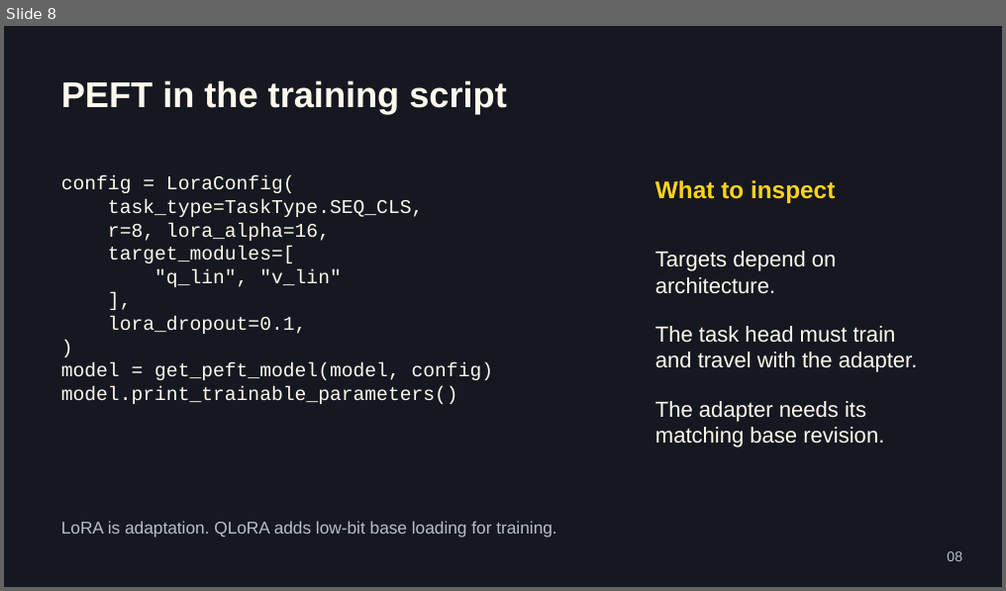
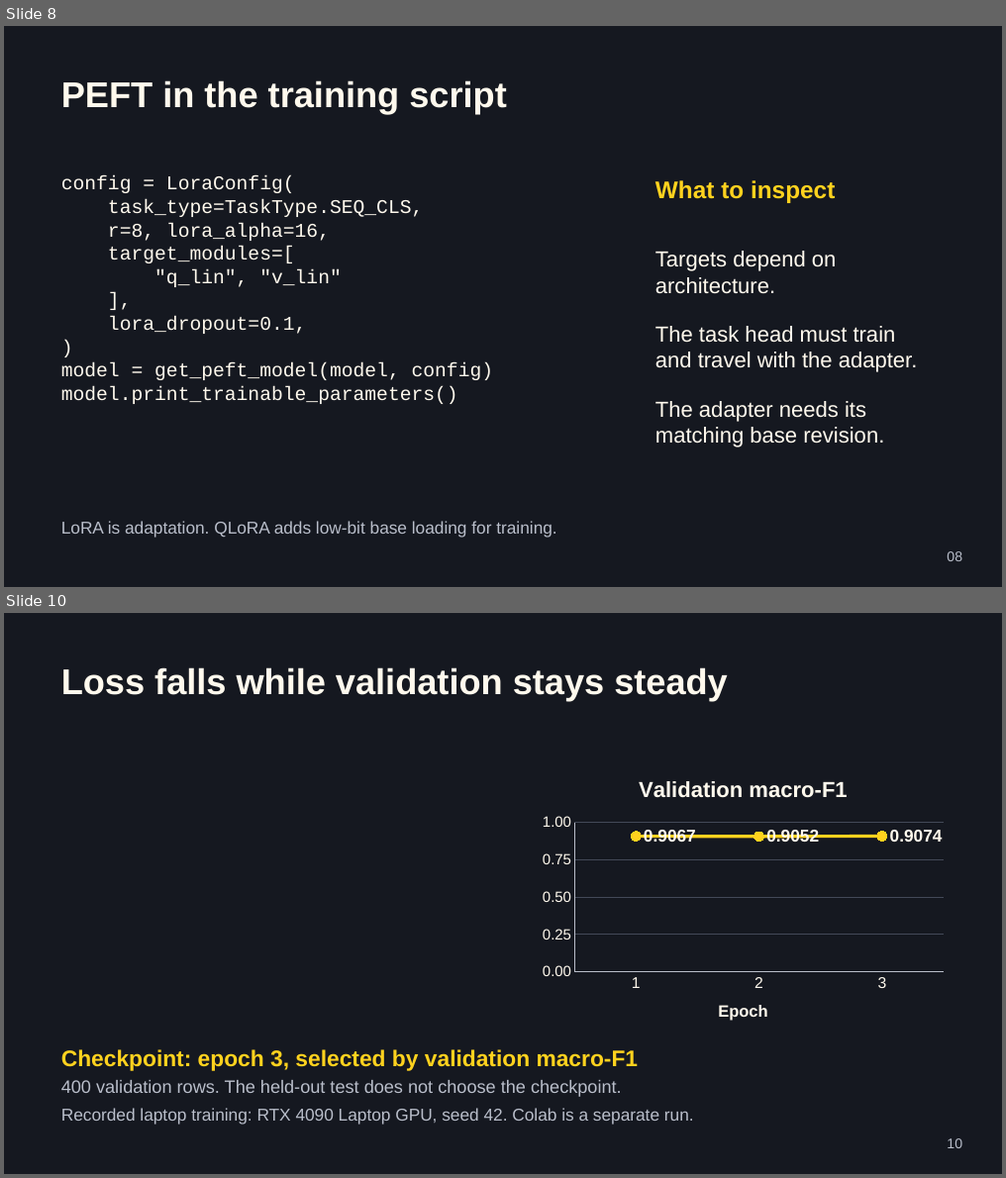
Before and after one commit to jemsbhai/bringing-the-heat, a slide deck: output/Bringing-the-Heat.pptx. Shown one above the other, each under a label of ours: slide 8 before the commit, slides 8 and 10 after it; the slides between them are not shown. The pictures are 1006x591 and 1006x1178 pixels, drawn with LibreOffice and Linux fonts; fonts in the diff are those of the drawing. Boxes give left, top, right and bottom in pixels: in the first picture for what was removed or moved away, otherwise in the second. Text is boxed around its words. In the diff, an @@ line names an element or a change of style, - is before the commit and + after.

Commit message:
Add process diagrams and verified Colab visual walkthrough

```diff
--- a/output/Bringing-the-Heat.pptx
+++ b/output/Bringing-the-Heat.pptx
@@ slide 10 added at box(4, 613, 1002, 1174), background #151820 @@
@@ text added at box(61, 667, 728, 701), 34.5 pt, text #FFF9ED, bold @@
+Loss falls while validation stays steady
@@ line chart added at box(534, 761, 951, 1039) @@
+title "Validation macro-F1 "
+categories: 1, 2, 3
+Series 1: 0.906663, 0.905205, 0.907437
@@ text added at box(61, 1050, 639, 1070), 21.8 pt, text #FFD21E, bold @@
+Checkpoint: epoch 3, selected by validation macro-F1
@@ text added at box(61, 1080, 622, 1097), 17.2 pt, text #B9BECA @@
+400 validation rows. The held-out test does not choose the checkpoint.
@@ text added at box(61, 1108, 694, 1125), 16.5 pt, text #B9BECA @@
+Recorded laptop training: RTX 4090 Laptop GPU, seed 42. Colab is a separate run.
@@ text added at box(946, 1139, 962, 1149), 13.5 pt, text #B9BECA @@
+10
```
Also in this commit, not shown: 6 slides changed, 2 other slides added, 3 slides removed, 38 other files.
